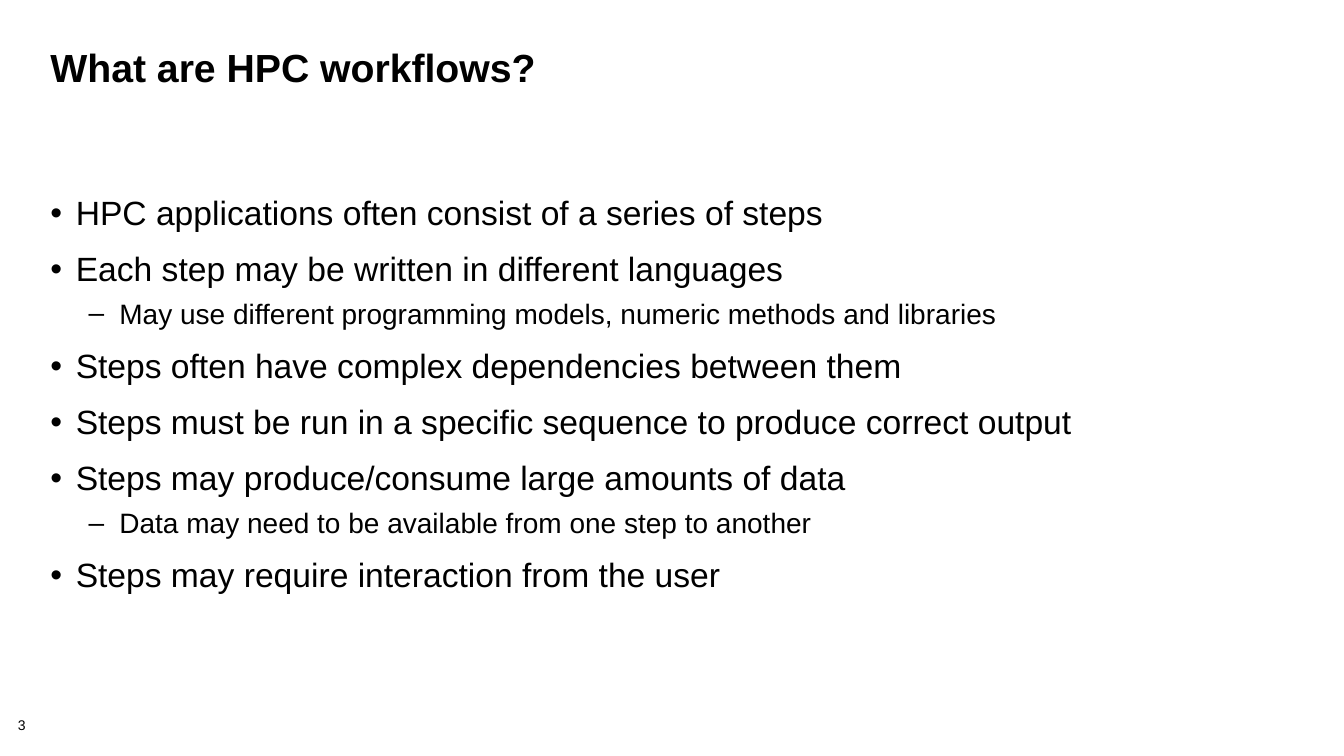
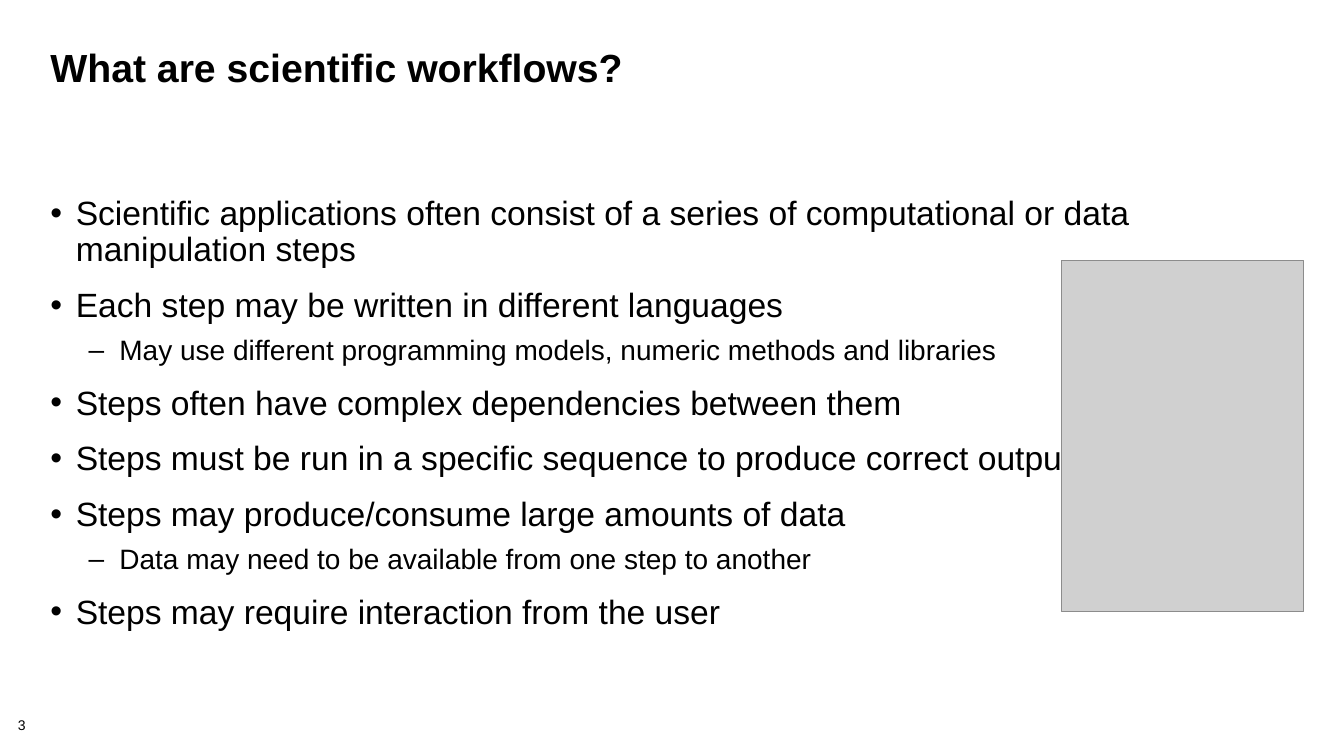
Before and after one commit to bssw-tutorial/presentations, a slide deck: slide 3 of rep-workflows.pptx. Drawn at 1344x756 pixels with LibreOffice and Linux fonts; fonts in the diff are those of the drawing; grey boxes stand for pictures; background and template pictures are left out. Boxes give left, top, right and bottom in pixels: in the first picture for what was removed or moved away, otherwise in the second. Text is boxed around its words. In the diff, an @@ line names an element or a change of style, - is before the commit and + after.

Commit message:
Removed Summit containers; added workflow paradigms

```diff
--- a/rep-workflows.pptx
+++ b/rep-workflows.pptx
@@ title at <box>50,53,622,83</box>: text changed @@
-What are HPC workflows?
+What are scientific workflows?
@@ text at <box>76,200,1129,268</box>: text changed @@
-• HPC applications often consist of a series of steps
+• Scientific applications often consist of a series of computational or data manipulation steps
@@ picture added at <box>1062,260,1304,612</box> @@
```
Also in this commit, not shown: 12 other slides changed, 12 slides added, 1 slide removed.
